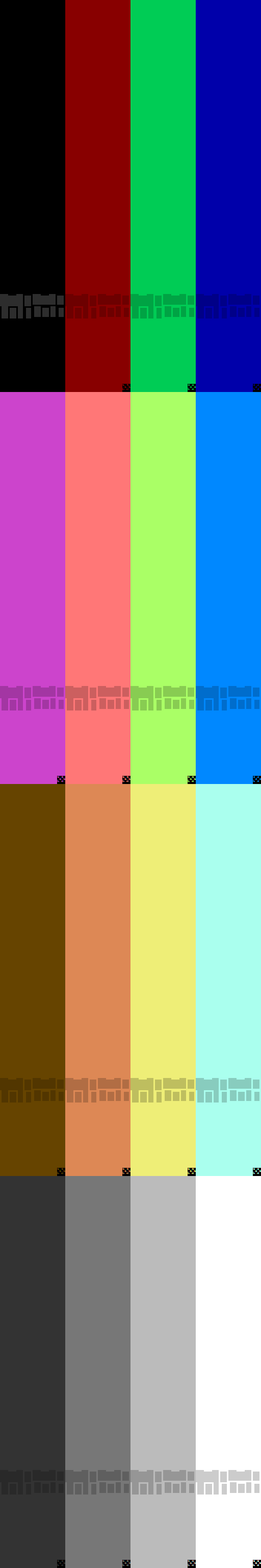
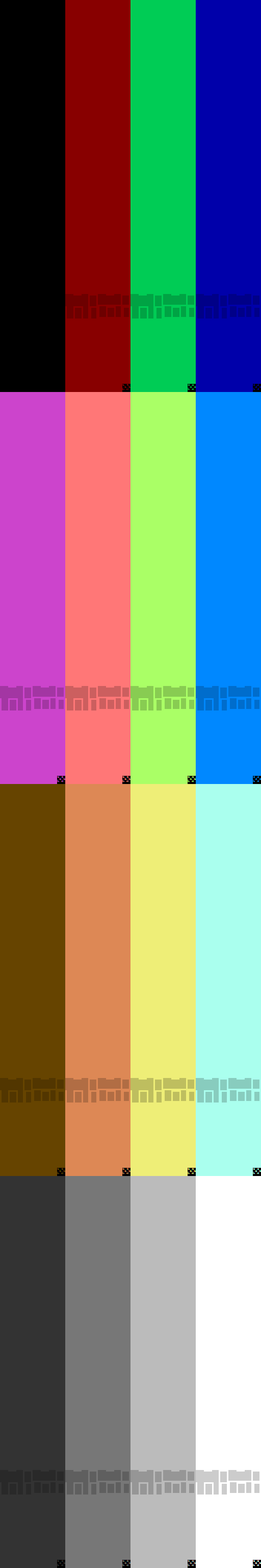
Layered file, before and after one edit (261px x 1568px). Changes by layer:
hid "Beillesztett réteg #2" over [0, 294, 64, 319]
painted on "Beillesztett réteg" over [59, 295, 64, 317]
